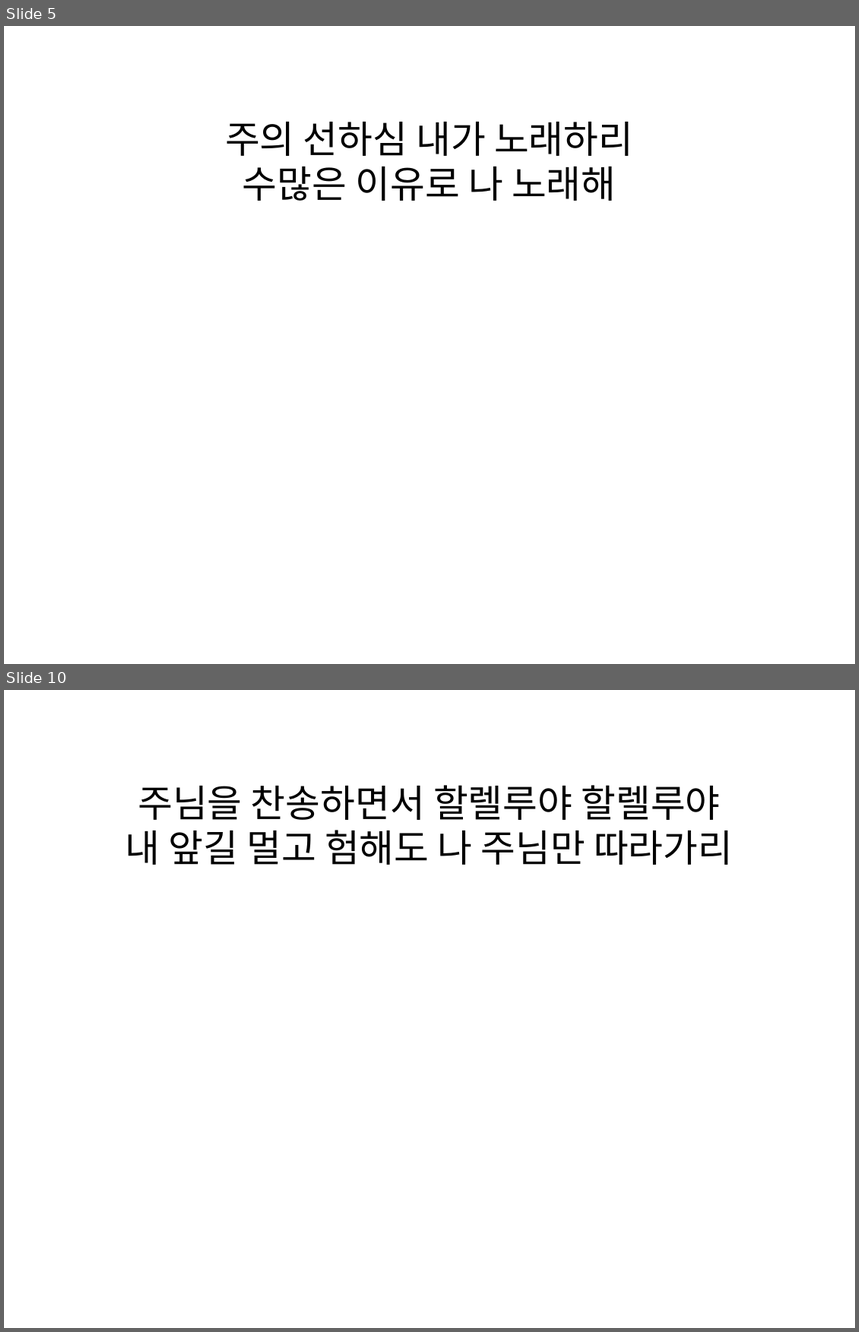
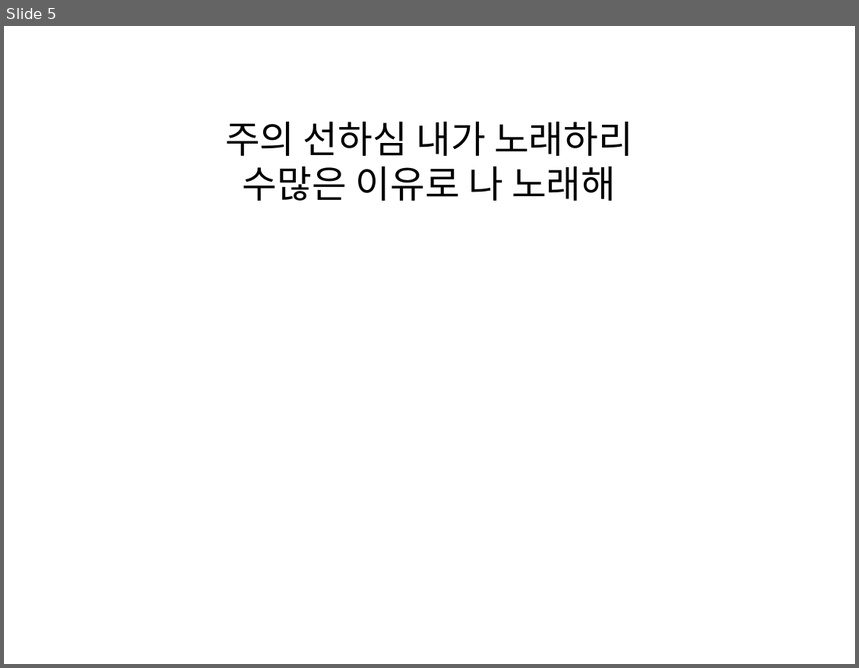
Before and after one commit to daeryuk/MusicSheetToPPT, a slide deck: static/output.pptx. Shown one above the other, each under a label of ours: slides 5 and 10 before the commit, slide 5 after it; the slides between them are not shown. The pictures are 859x1332 and 859x668 pixels, drawn with LibreOffice and Linux fonts; fonts in the diff are those of the drawing. Boxes give left, top, right and bottom in pixels: in the first picture for what was removed or moved away, otherwise in the second. Text is boxed around its words. In the diff, an @@ line names an element or a change of style, - is before the commit and + after.

```diff
--- a/static/output.pptx
+++ b/static/output.pptx
@@ slide 10 removed at [4, 690, 855, 1328], background #FFFFFF @@
@@ text removed at [126, 785, 733, 865] @@
-주님을 찬송하면서 할렐루야 할렐루야
-내 앞길 멀고 험해도 나 주님만 따라가리
```
Also in this commit, not shown: 1 slide changed, 5 slides added, 5 other slides removed, 2 other files.
